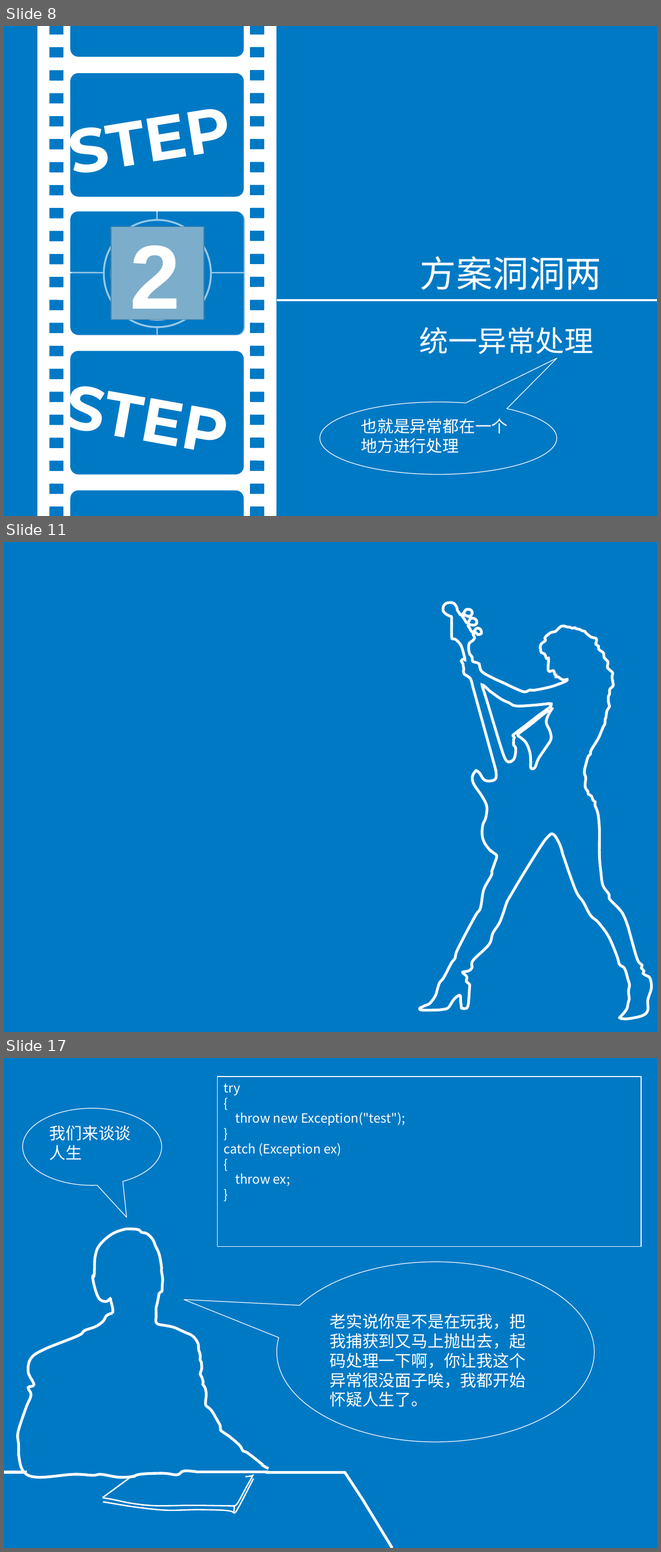
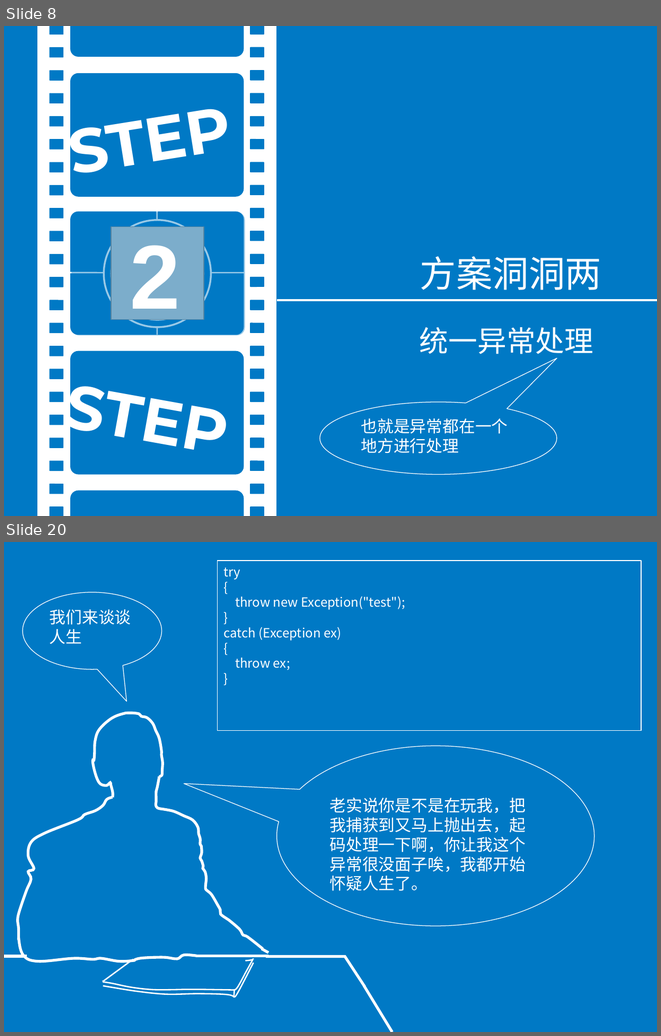
Before and after one commit to fuhaih/MyDiary, a slide deck: ppt/exception.ppt. Shown one above the other, each under a label of ours: slides 8, 11 and 17 before the commit, slides 8 and 20 after it; the slides between them are not shown. The pictures are 661x1552 and 661x1036 pixels, drawn with LibreOffice and Linux fonts; fonts in the diff are those of the drawing; grey boxes stand for pictures. Boxes give left, top, right and bottom in pixels: in the first picture for what was removed or moved away, otherwise in the second. Text is boxed around its words. In the diff, an @@ line names an element or a change of style, - is before the commit and + after.

```diff
--- a/ppt/exception.ppt
+++ b/ppt/exception.ppt
@@ slide 11 removed at box(4, 542, 657, 1032), background #0079C5 @@
@@ freeform shape removed at box(443, 603, 472, 685) @@
@@ freeform shape removed at box(449, 603, 482, 655) @@
@@ freeform shape removed at box(540, 626, 613, 759) @@
@@ freeform shape removed at box(541, 649, 567, 685) @@
@@ freeform shape removed at box(470, 654, 559, 692) @@
@@ freeform shape removed at box(482, 685, 511, 762) @@
@@ freeform shape removed at box(472, 685, 496, 771) @@
@@ freeform shape removed at box(490, 691, 549, 706) @@
@@ freeform shape removed at box(510, 703, 551, 762) @@
@@ freeform shape removed at box(517, 710, 549, 761) @@
@@ freeform shape removed at box(530, 707, 553, 769) @@
@@ freeform shape removed at box(584, 759, 628, 927) @@
@@ freeform shape removed at box(472, 770, 492, 852) @@
@@ freeform shape removed at box(476, 770, 496, 781) @@
@@ freeform shape removed at box(462, 835, 550, 1009) @@
@@ freeform shape removed at box(550, 833, 562, 852) @@
@@ freeform shape removed at box(420, 850, 497, 1007) @@
@@ freeform shape removed at box(562, 851, 629, 1017) @@
@@ freeform shape removed at box(619, 927, 652, 1020) @@
@@ freeform shape removed at box(420, 995, 466, 1010) @@
@@ what was slide 17 is now slide 20 @@
```
Also in this commit, not shown: 4 slides changed, 6 slides added, 3 other slides removed, 1 other file.
